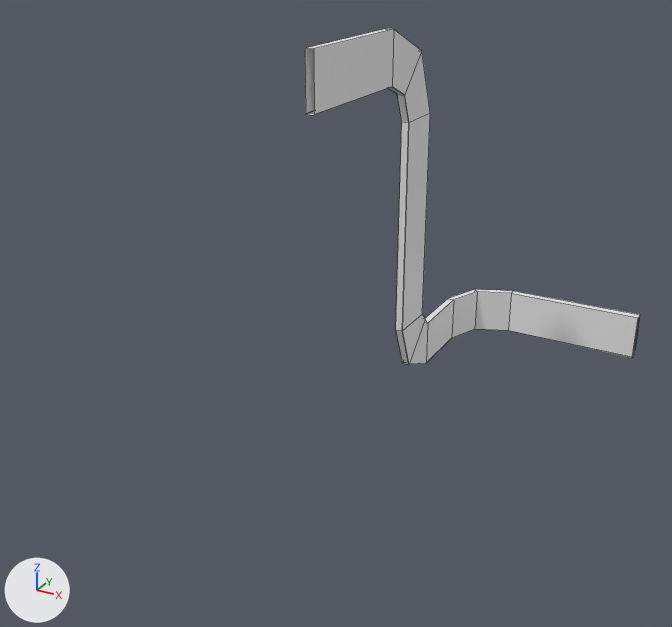
One commit to the FBX model Assets/3D Objects/untitled.fbx: the scene before it, then after it.
Both versions are drawn from a 50 mm lens placed at (100.0, -254.0, 132.0), pointed at (-5.0, -64.0, 36.0). Every picture has the same lights, and +X, +Y and +Z are marked at lower left. Mesh edges are drawn as thin lines.
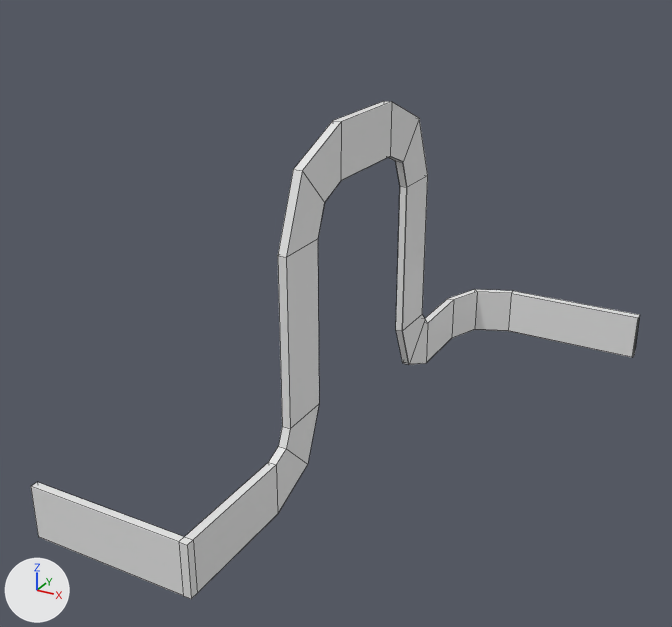
The change, as a diff of the scene's bpy script:
```diff
--- a/Assets/3D Objects/untitled.fbx.py
+++ b/Assets/3D Objects/untitled.fbx.py
@@ me_cube_005 @@
 # used by ob_cube_004; location = (54.2, 27.1, 0.0)
-me_cube_005.from_pydata(...)  # 70 vertices, 66 faces; spans x -58.4..0.0, y -105.9..1.3, z -1.0..103.7
+me_cube_005.from_pydata(...)  # 121 vertices, 116 faces; spans x -99.9..0.0, y -159.3..1.3, z -2.6..86.0
+# me_cube_005 part 1
+# 15 vertices in x -58.3..-56.0, y -66.9..-41.9, z 78.7..103.7 move by (0.0, 0.0, -17.7)
+# 3 vertices in x -58.3..-58.2, y -55.9..-41.9, z 78.7 move by (0.0, 0.0, -17.6)
+# 3 vertices in x -58.3..-58.2, y -105.9, z 89.7..103.7 move by (0.0, 12.2, -17.7)
+# 3 vertices in x -56.1..-56.0, y -105.8, z 89.7..103.7 move by (0.0, 12.1, -17.7)
+# 44 vertices are added at x -99.9..-56.0, y -159.3..-101.5, z -2.6..78.7
+# 7 new vertices lie (0.0, 0.0, 13.9) away from vertices in x -99.9..-56.0, y -159.3..-125.0, z -2.5
+# 50 new faces join them
```

Pixel boxes [x1, y1, x2, y2] of what changed, in the pictures (672 x 627 px):
'Cube.004', reshaped (82% wider, 48% taller)
    before: [305, 29, 640, 365]
    after: [31, 101, 640, 599]
part 1 of me_cube_005, built on
    before: [305, 29, 430, 307]
    after: [31, 101, 428, 599]
